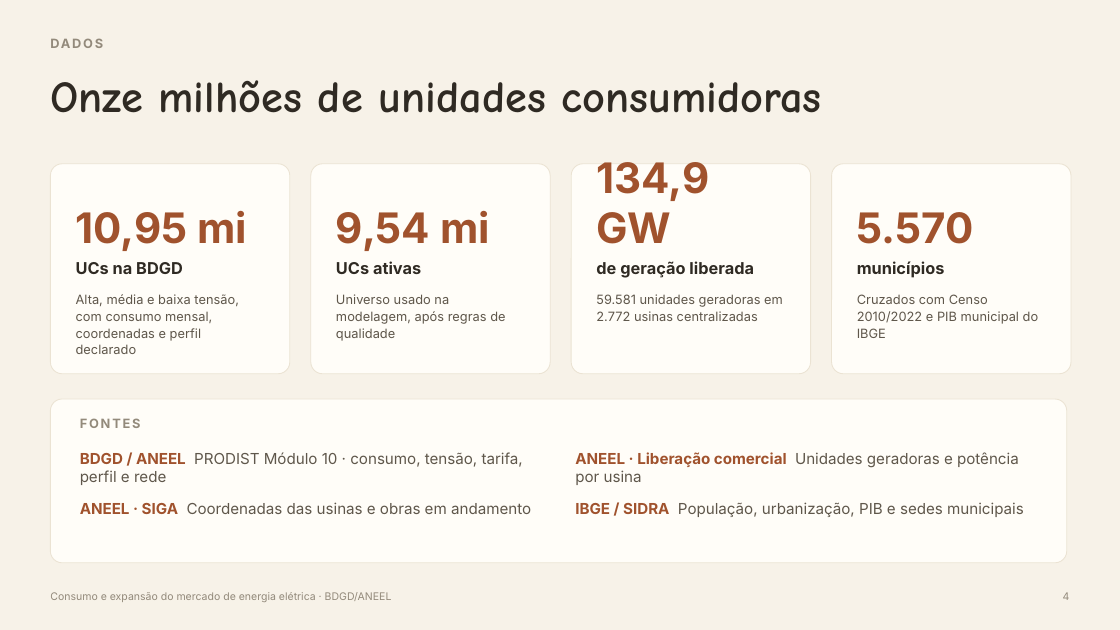
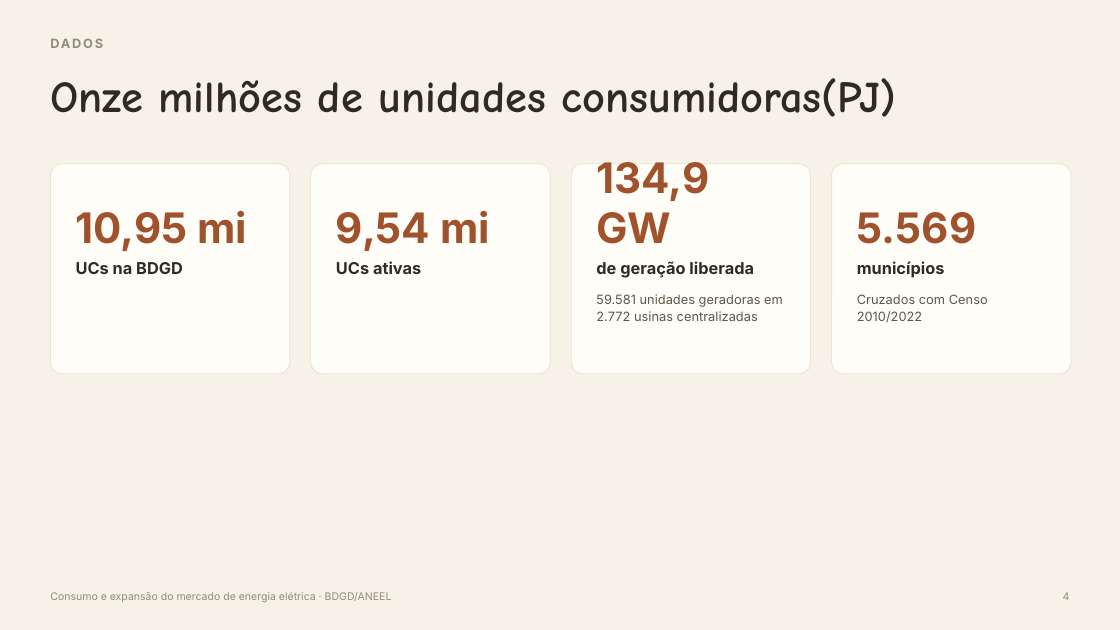
Before and after one commit to lucas-men-nobrega/TCC_projeto, a slide deck: slide 4 of apresentacao/Apresentacao_TCC_v2.pptx. Drawn at 1120x630 pixels with LibreOffice and Linux fonts; fonts in the diff are those of the drawing. Boxes give left, top, right and bottom in pixels: in the first picture for what was removed or moved away, otherwise in the second. Text is boxed around its words. In the diff, an @@ line names an element or a change of style, - is before the commit and + after.

```diff
--- a/apresentacao/Apresentacao_TCC_v2.pptx
+++ b/apresentacao/Apresentacao_TCC_v2.pptx
@@ text at [50, 78, 896, 117]: text changed @@
-Onze milhões de unidades consumidoras
+Onze milhões de unidades consumidoras(PJ)
@@ text at [857, 212, 977, 244]: text changed @@
-5.570
+5.569
@@ text removed at [76, 294, 239, 354] @@
-Alta, média e baixa tensão, com consumo mensal, coordenadas e perfil declarado
@@ text removed at [336, 294, 505, 341] @@
-Universo usado na modelagem, após regras de qualidade
@@ text at [857, 294, 988, 323]: text changed @@
-Cruzados com Censo 2010/2022 e PIB municipal do IBGE
+Cruzados com Censo 2010/2022
@@ rounded rectangle removed at [50, 399, 1067, 563] @@
@@ text removed at [80, 418, 141, 428] @@
-FONTES
@@ text removed at [80, 452, 523, 485] @@
-BDGD / ANEEL PRODIST Módulo 10 · consumo, tensão, tarifa, perfil e rede
@@ text removed at [575, 452, 1019, 485] @@
-ANEEL · Liberação comercial Unidades geradoras e potência por usina
@@ text removed at [80, 502, 531, 514] @@
-ANEEL · SIGA Coordenadas das usinas e obras em andamento
@@ text removed at [575, 502, 1024, 517] @@
-IBGE / SIDRA População, urbanização, PIB e sedes municipais
```
Also in this commit, not shown: 16 other slides changed, 2 slides added, 3 slides removed, 4 other files.
